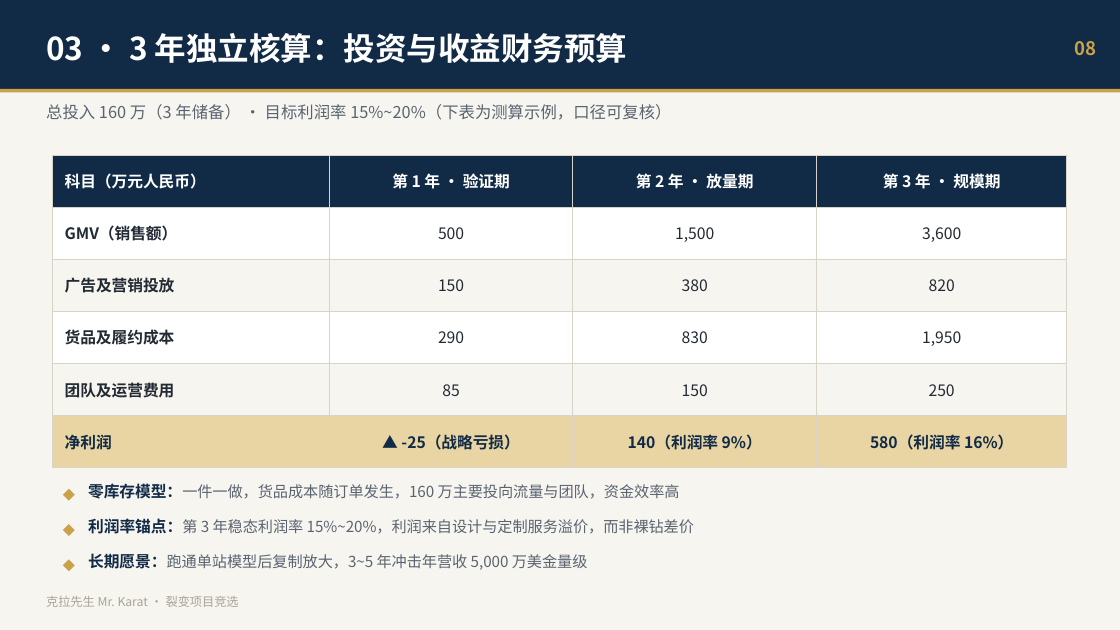
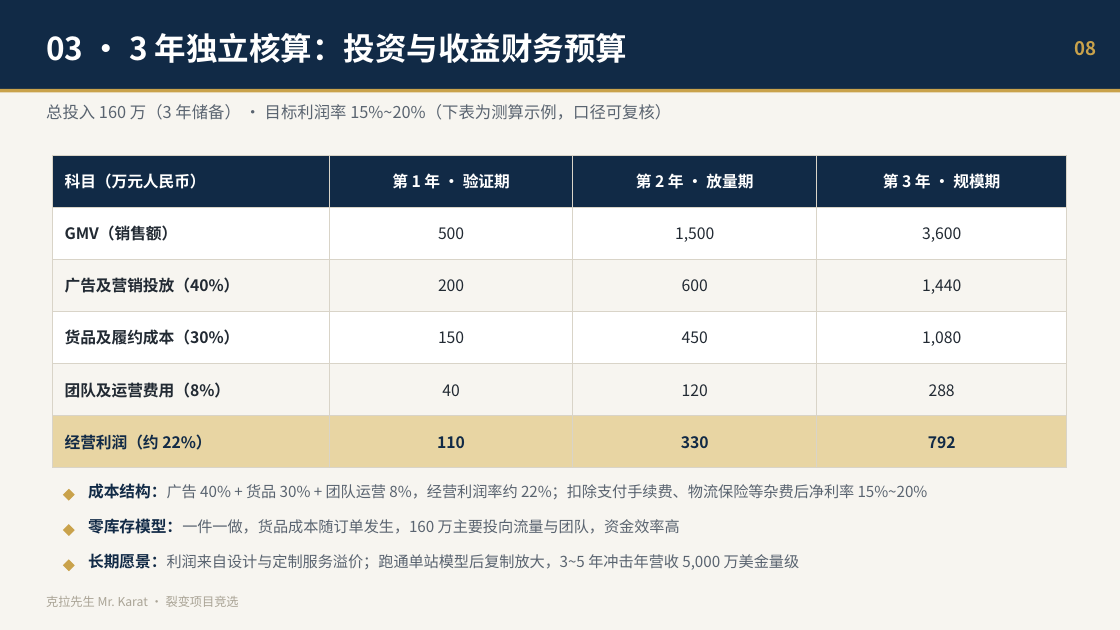
Before and after one commit to devlee/ma, a slide deck: slide 8 of ppt/克拉先生_裂变项目总经理竞选PPT.pptx. Drawn at 1120x630 pixels with LibreOffice and Linux fonts; fonts in the diff are those of the drawing. Boxes give left, top, right and bottom in pixels: in the first picture for what was removed or moved away, otherwise in the second. Text is boxed around its words. In the diff, an @@ line names an element or a change of style, - is before the commit and + after.

```diff
--- a/ppt/克拉先生_裂变项目总经理竞选PPT.pptx
+++ b/ppt/克拉先生_裂变项目总经理竞选PPT.pptx
@@ text at (65,277,240,293): text changed @@
-广告及营销投放
+广告及营销投放（40%）
@@ text added at (438,279,464,291), 13.5 pt, text #222A33 @@
+200
@@ text at (682,279,708,291): text changed @@
-380
+600
@@ text at (922,279,961,294): text changed @@
-820
+1,440
@@ text at (65,329,240,345): text changed @@
-货品及履约成本
+货品及履约成本（30%）
@@ text "150": place and size @@
-text "150" at (438,279,464,291)
+text "150" at (438,331,464,343)
@@ text removed at (438,331,464,343) @@
-290
@@ text at (682,331,708,343): text changed @@
-830
+450
@@ text at (922,331,961,346): text changed @@
-1,950
+1,080
@@ text at (65,382,231,398): text changed @@
-团队及运营费用
+团队及运营费用（8%）
@@ text at (442,384,459,396): text changed @@
-85
+40
@@ text at (682,384,708,396): text changed @@
-150
+120
@@ text at (929,384,955,396): text changed @@
-250
+288
@@ text at (65,434,211,450): text changed @@
-净利润
+经营利润（约 22%）
@@ text at (437,436,465,448): text changed @@
-▲ -25（战略亏损）
+110
@@ text at (681,436,709,448): text changed @@
-140（利润率 9%）
+330
@@ text at (928,436,956,448): text changed @@
-580（利润率 16%）
+792
@@ text added at (88,483,928,499), 13 pt, text #5A6470 @@
+成本结构：广告 40% + 货品 30% + 团队运营 8%，经营利润率约 22%；扣除支付手续费、物流保险等杂费后净利率 15%~20%
@@ text "零库存模型：一件一做，货品成本随订单发生，160 万主要投向流量与团队，资金效率高": place and size @@
-text "零库存模型：一件一做，货品成本随订单发生，160 万主要投向流量与团队，资金效率高" at (88,483,680,499)
+text "零库存模型：一件一做，货品成本随订单发生，160 万主要投向流量与团队，资金效率高" at (88,518,680,534)
@@ text removed at (88,518,694,534) @@
-利润率锚点：第 3 年稳态利润率 15%~20%，利润来自设计与定制服务溢价，而非裸钻差价
@@ text at (88,553,800,570): text changed @@
-长期愿景：跑通单站模型后复制放大，3~5 年冲击年营收 5,000 万美金量级
+长期愿景：利润来自设计与定制服务溢价；跑通单站模型后复制放大，3~5 年冲击年营收 5,000 万美金量级
```
Also in this commit, not shown: 2 other files.
